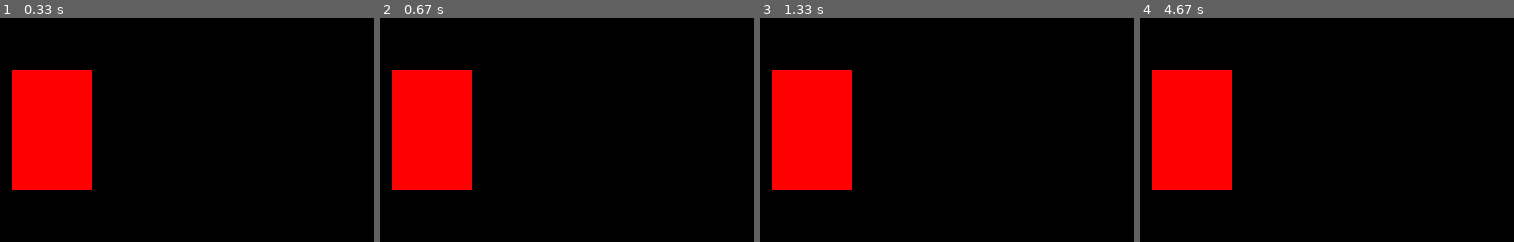
Above: before the commit, frames 1-4 (left to right).
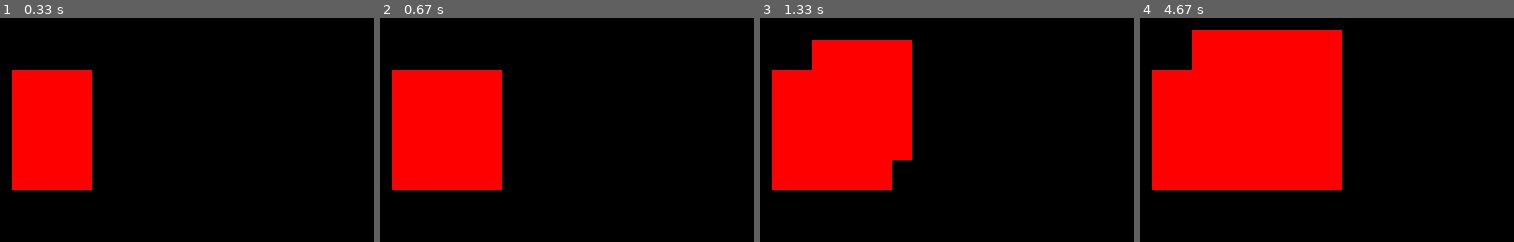
Above: after the commit, the same moments.

Repository: xburrito/first_pygame
Game: pygame game, started from first_pygame.py
The game is run twice, just before and just after one commit, with the same random seed, the same clock (stepped at 60 frames per second) and the same inputs.
Inputs:
- Up to frame 1 (0.33 s): no input
- Up to frame 2 (0.67 s): hold Right from 0.33 s (still down)
- Up to frame 3 (1.33 s): release Right at 0.8 s; hold Up 0.83-1.13 s; hold Right from 1.17 s (still down)
- Up to frame 4 (4.67 s): release Right at 1.63 s; hold Left 1.67-2.2 s; hold Down 2.23-2.53 s; hold Up 3-3.37 s; hold Right 3.4-4.03 s; hold Down 4.07-4.43 s

Frame 1 is identical in both runs. In frame 2, 4.3% of the frame differs, in the area x 24-33%, y 23-77%; in frame 3, 11%; in frame 4, 23%, in the area x 13-55%, y 5-77%.

Commit message:
Update first_pygame.py
Added key movement functionality

Diff:
--- a/first_pygame.py
+++ b/first_pygame.py
@@ -21,6 +21,18 @@
         if event.type == pygame.QUIT:
             run = False
 
+    keyPress = pygame.key.get_pressed()
+
+    # Created object will move with keypress
+    if keyPress[pygame.K_LEFT]:
+      x -= velocity
+    if keyPress[pygame.K_RIGHT]:
+      x += velocity
+    if keyPress[pygame.K_UP]:
+      y -= velocity
+    if keyPress[pygame.K_DOWN]:
+      y += velocity
+
     pygame.draw.rect(win, (255,0,0), (x, y, width, height))
     pygame.display.update()
 
